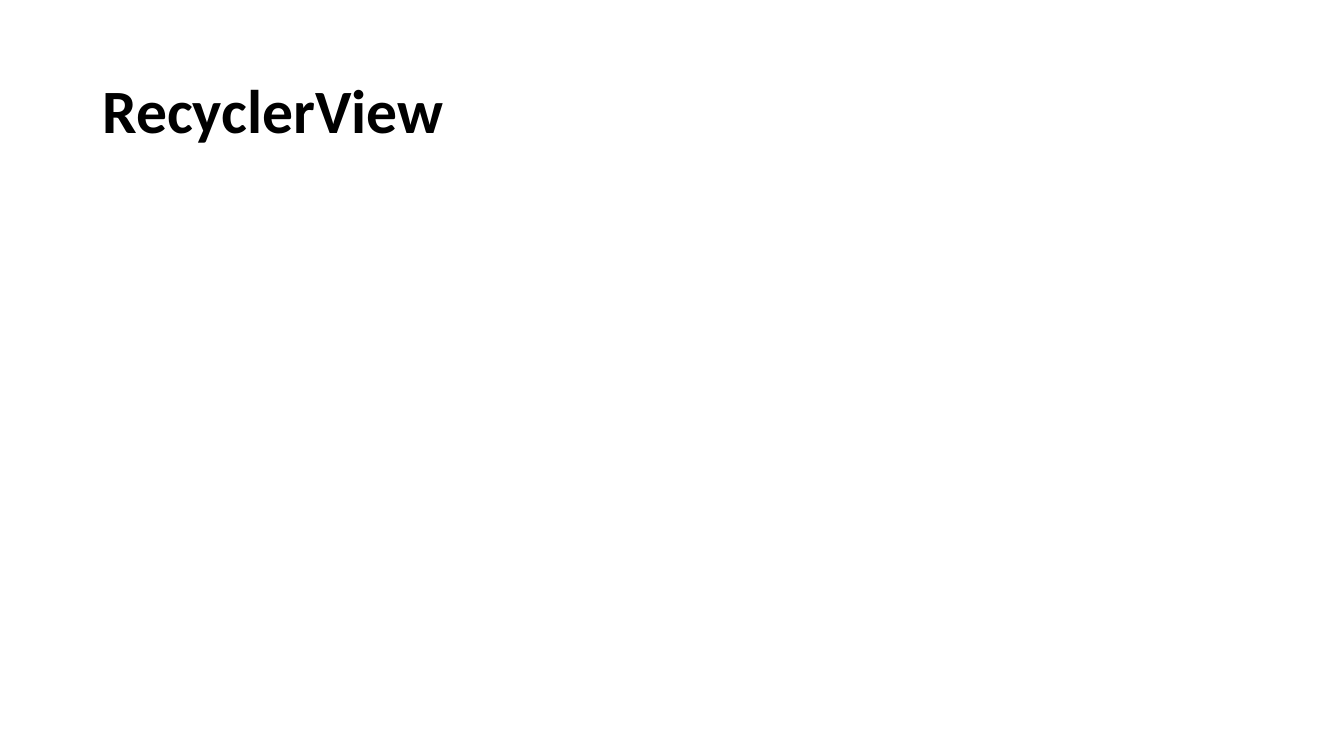
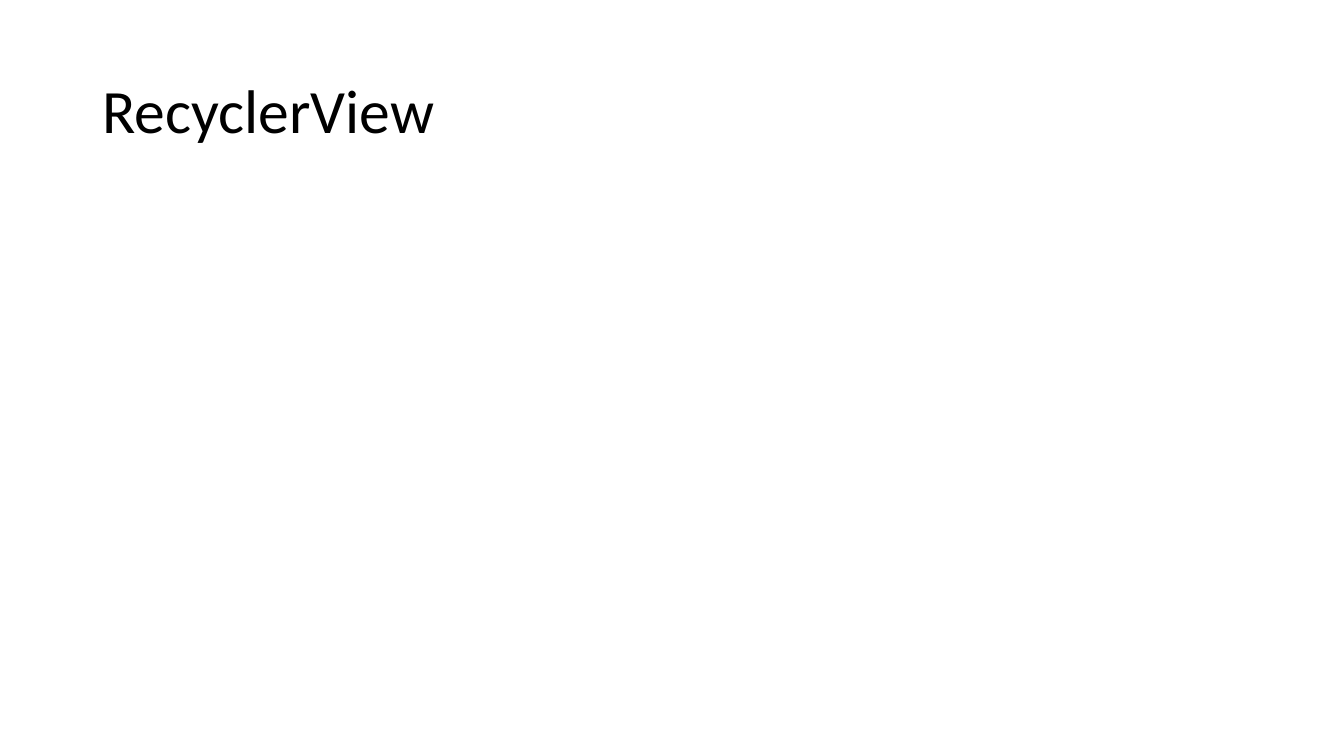
Before and after one commit to desombre/java_examples, a slide deck: slide 14 of Android_UI.pptx (slide 6 before the commit). Drawn at 1344x756 pixels with LibreOffice and Linux fonts; fonts in the diff are those of the drawing. Boxes give left, top, right and bottom in pixels: in the first picture for what was removed or moved away, otherwise in the second. Text is boxed around its words. In the diff, an @@ line names an element or a change of style, - is before the commit and + after.

```diff
--- a/Android_UI.pptx
+++ b/Android_UI.pptx
@@ title "RecyclerView" at [102, 90, 434, 143]: bold off @@
```
Also in this commit, not shown: 6 other slides changed, 12 slides added, 4 slides removed.
